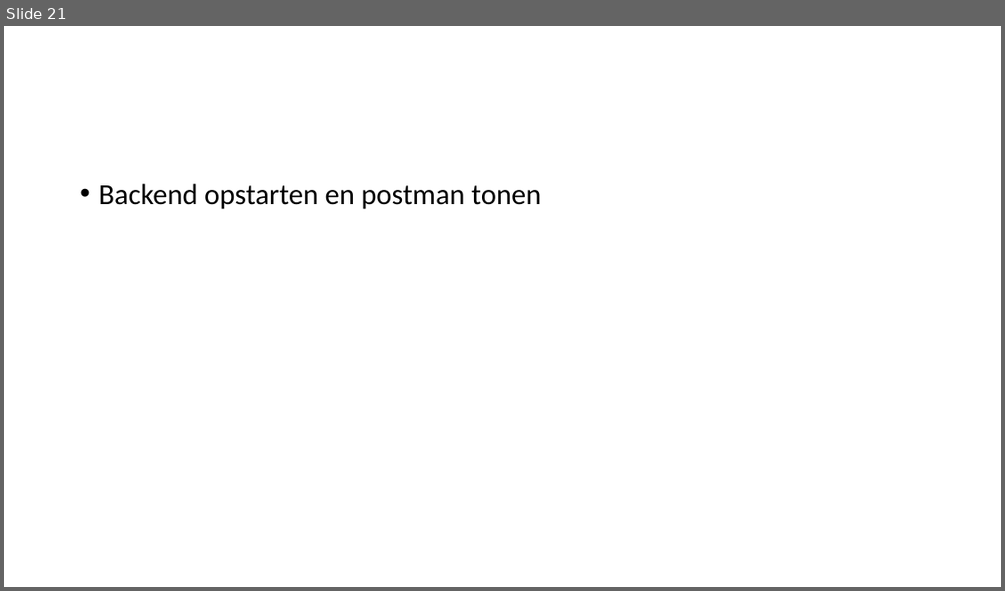
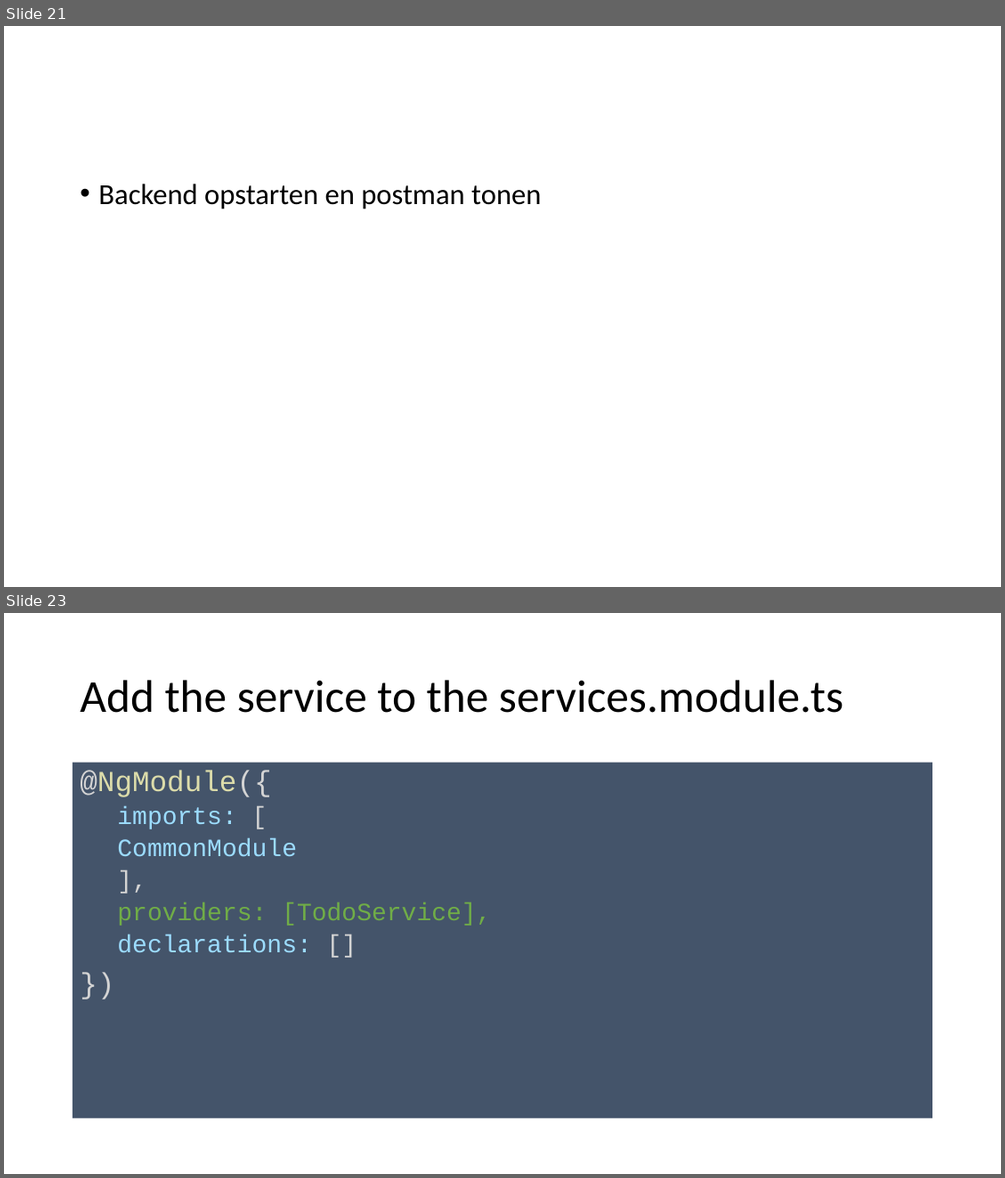
Before and after one commit to spirit-coding/todo-app-aj33349, a slide deck: Angular2.pptx. Shown one above the other, each under a label of ours: slide 21 before the commit, slides 21 and 23 after it; the slides between them are not shown. The pictures are 1005x591 and 1005x1178 pixels, drawn with LibreOffice and Linux fonts; fonts in the diff are those of the drawing. Boxes give left, top, right and bottom in pixels: in the first picture for what was removed or moved away, otherwise in the second. Text is boxed around its words. In the diff, an @@ line names an element or a change of style, - is before the commit and + after.

Commit message:
Add TodoService

```diff
--- a/Angular2.pptx
+++ b/Angular2.pptx
@@ slide 23 added at box(4, 613, 1001, 1174), background #FFFFFF @@
@@ title added at box(80, 680, 843, 713), 44 pt, text #000000 @@
+Add the service to the services.module.ts
@@ text added at box(73, 763, 933, 1119), fill #44546A, 24 pt, text #9CDCFE @@
+@NgModule({
+  imports: [
+  CommonModule
+  ],
+  providers: [TodoService],
+  declarations: []
+})
```
Also in this commit, not shown: 2 other slides added, 1 slide removed, 3 other files.
